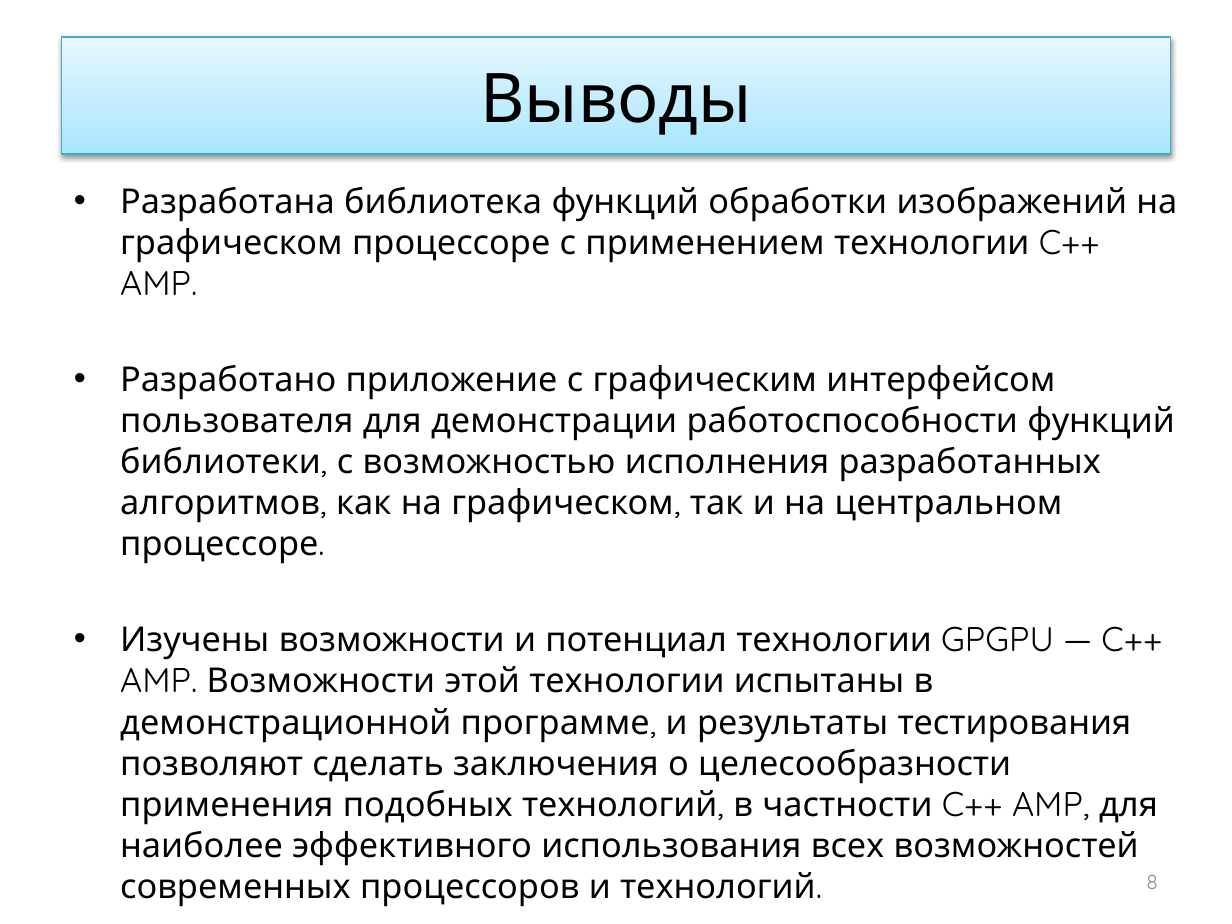
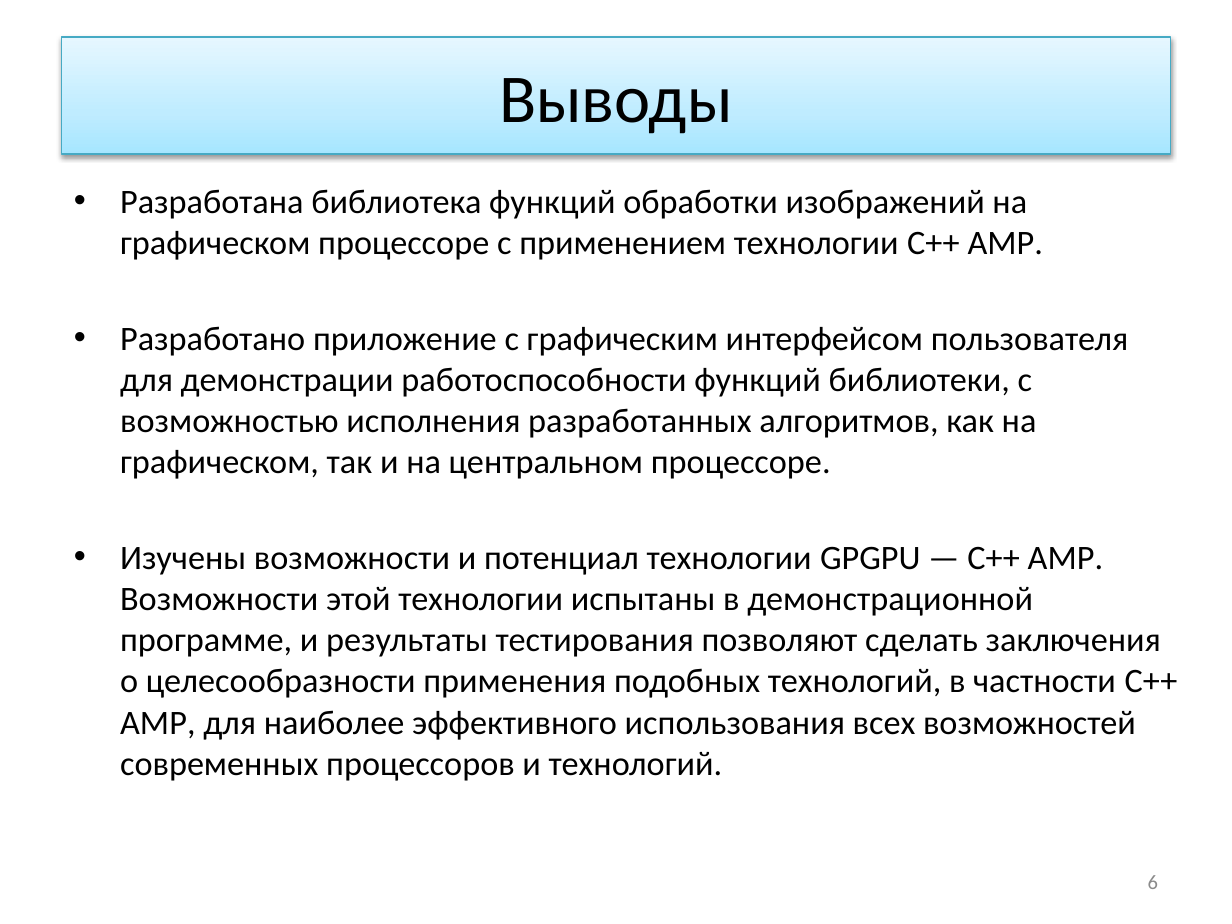
Before and after one commit to ustadenis/OpenCLImageFilter, a slide deck: slide 6 of Diplom/Презентация.pptx (slide 8 before the commit). Drawn at 1232x924 pixels with LibreOffice and Linux fonts; fonts in the diff are those of the drawing. Boxes give left, top, right and bottom in pixels: in the first picture for what was removed or moved away, otherwise in the second. Text is boxed around its words. In the diff, an @@ line names an element or a change of style, - is before the commit and + after.

```diff
--- a/Diplom/Презентация.pptx
+++ b/Diplom/Презентация.pptx
@@ title "Выводы" at box(62, 37, 1170, 154): font Quicksand to Calibri @@
@@ text "Разработана библиотека функций обработки изображений ..." at box(120, 189, 1178, 781): font Quicksand to Calibri @@
@@ page number at box(1148, 875, 1158, 889): text changed; font Quicksand to Calibri @@
-8
+6
```
Also in this commit, not shown: 4 other slides changed, 2 slides added, 4 slides removed, 1 other file.
